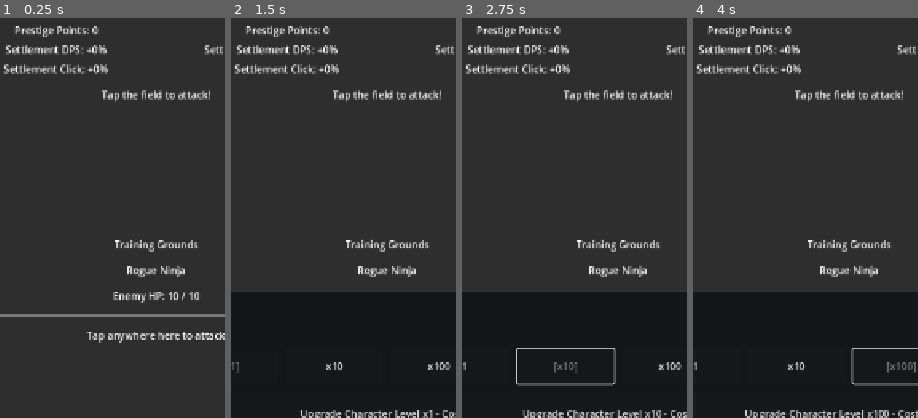
Above: before the commit, frames 1-4 (left to right).
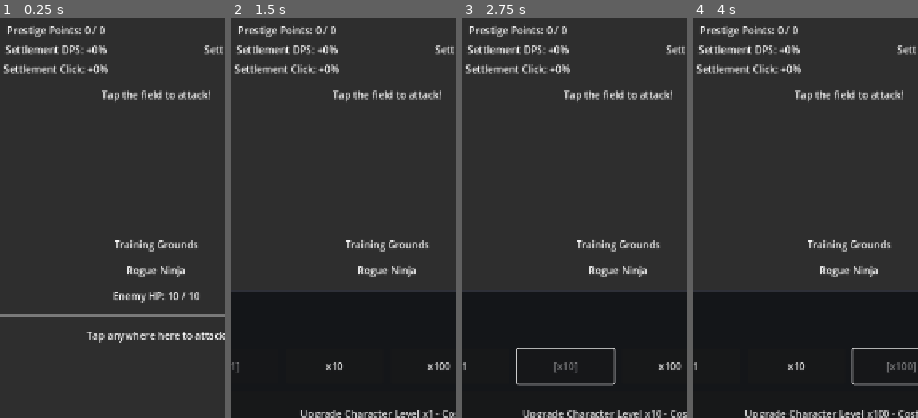
Above: after the commit, the same moments.

Repository: StanisRyz/naruto-clicker
Game: Godot game, scene res://scenes/main/Main.tscn
The game is run twice, just before and just after one commit, with the same random seed, the same clock (stepped at 60 frames per second) and the same inputs.
Inputs (mouse positions are % of the whole screen's width and height, from its top left):
- Up to frame 1 (0.25 s): no input
- Up to frame 2 (1.5 s): click (50, 50) at 0.5 s; click "Upgrades" at 1.25 s
- Up to frame 3 (2.75 s): click "x10" at 2 s
- Up to frame 4 (4 s): click "x1" at 2.75 s; click "x100" at 3.5 s
The pictures show only the part of the screen within x 15-65%, y 16-66%; the shares and areas given below are measured in that part.

The runs differ from the first frame. In frame 1, 0.6% of the frame differs, in the area x 3-47%, y 2-5%; in frame 2, 0.6%; in frame 3, 0.6%; in frame 4, 0.6%.

Commit message:
Add prestige talents system
Expand Prestige into a spendable talent progression system.

Changes include:
- Add available and total earned prestige point tracking.
- Add three prestige talents: Focus Training, Trade Routes, and Command Aura.
- Add prestige talent purchase logic and scaling costs.
- Apply talent bonuses to click damage, gold rewards, and partner DPS.
- Update PrestigePanel with talent rows.
- Update Prestige confirmation dialog with talent persistence info.
- Preserve existing prestige reset, upgrades, partners, settlement, abilities, zones, and boss timer behavior.

Diff:
--- a/scenes/game/ClickerScreen.gd
+++ b/scenes/game/ClickerScreen.gd
@@ -48,6 +48,7 @@
 	partner_sheet.partner_purchase_requested.connect(_on_partner_purchase_requested)
 	settlement_sheet.building_purchase_requested.connect(_on_building_purchase_requested)
 	prestige_sheet.prestige_requested.connect(_on_prestige_requested)
+	prestige_sheet.prestige_talent_purchase_requested.connect(_on_prestige_talent_purchase_requested)
 	prestige_confirm_dialog.confirmed.connect(_on_prestige_confirmed)
 	prestige_confirm_dialog.cancelled.connect(_on_prestige_cancelled)
 	upgrade_sheet.closed.connect(_on_sheet_closed)
@@ -181,6 +182,12 @@
 	prestige_sheet.show_prestige_confirm(state)
 
 
+func _on_prestige_talent_purchase_requested(talent_index: int) -> void:
+	var result: Dictionary = state.buy_prestige_talent(talent_index)
+	status_label.text = result.get("status_text", "")
+	_update_ui()
+
+
 func _on_prestige_confirmed() -> void:
 	var result: Dictionary = state.perform_prestige()
 	boss_time_left = 0.0
--- a/scenes/ui/PrestigeConfirmDialog.gd
+++ b/scenes/ui/PrestigeConfirmDialog.gd
@@ -19,18 +19,18 @@
 	var stage_points: int = state.get_prestige_stage_points()
 	var character_points: int = state.get_prestige_character_points()
 	var reward: int = state.get_prestige_reward()
-	var new_points: int = state.prestige_points + reward
-	var dmg_pct: int = int(new_points * state.prestige_damage_bonus_per_point * 100.0)
-	var gold_pct: int = int(new_points * state.prestige_gold_bonus_per_point * 100.0)
+	var available_after: int = state.prestige_points_available + reward
+	var total_earned_after: int = state.prestige_points_total_earned + reward
 	info_label.text = (
 		"Stage level: %d\n" % state.current_level
 		+ "Character level: %d\n" % state.character_level
 		+ "Stage points: +%d\n" % stage_points
 		+ "Character points: +%d\n" % character_points
-		+ "Total points: +%d\n" % reward
-		+ "Damage bonus after: +%d%%\n" % dmg_pct
-		+ "Gold bonus after: +%d%%\n\n" % gold_pct
-		+ "All normal progress will reset!"
+		+ "Points to gain: +%d\n" % reward
+		+ "Available after: %d\n" % available_after
+		+ "Total earned after: %d\n\n" % total_earned_after
+		+ "All normal progress will reset.\n"
+		+ "Purchased prestige talents remain."
 	)
 	show()
 
--- a/scenes/ui/PrestigePanel.gd
+++ b/scenes/ui/PrestigePanel.gd
@@ -2,8 +2,10 @@
 extends VBoxContainer
 
 signal prestige_requested
+signal prestige_talent_purchase_requested(talent_index: int)
 
-@onready var current_points_label: Label = $InfoGrid/CurrentPointsLabel
+@onready var available_points_label: Label = $InfoGrid/AvailablePointsLabel
+@onready var total_points_earned_label: Label = $InfoGrid/TotalPointsEarnedLabel
 @onready var total_prestiges_label: Label = $InfoGrid/TotalPrestigesLabel
 @onready var current_level_label: Label = $InfoGrid/CurrentLevelLabel
 @onready var character_level_label: Label = $InfoGrid/CharacterLevelLabel
@@ -14,10 +16,19 @@
 @onready var gold_bonus_label: Label = $InfoGrid/GoldBonusLabel
 @onready var next_bonus_label: Label = $NextBonusLabel
 @onready var prestige_button: Button = $PrestigeButton
+@onready var talent_1_label: Label = $Talent1Row/Talent1Label
+@onready var talent_1_button: Button = $Talent1Row/Talent1Button
+@onready var talent_2_label: Label = $Talent2Row/Talent2Label
+@onready var talent_2_button: Button = $Talent2Row/Talent2Button
+@onready var talent_3_label: Label = $Talent3Row/Talent3Label
+@onready var talent_3_button: Button = $Talent3Row/Talent3Button
 
 
 func _ready() -> void:
 	prestige_button.pressed.connect(_on_prestige_button_pressed)
+	talent_1_button.pressed.connect(func() -> void: prestige_talent_purchase_requested.emit(0))
+	talent_2_button.pressed.connect(func() -> void: prestige_talent_purchase_requested.emit(1))
+	talent_3_button.pressed.connect(func() -> void: prestige_talent_purchase_requested.emit(2))
 
 
 func update_view(state: ClickerState) -> void:
@@ -26,11 +37,12 @@
 	var total_reward: int = state.get_prestige_reward()
 	var current_damage_bonus: int = int((state.get_prestige_damage_multiplier() - 1.0) * 100.0)
 	var current_gold_bonus: int = int((state.get_prestige_gold_multiplier() - 1.0) * 100.0)
-	var next_points: int = state.prestige_points + total_reward
+	var next_points: int = state.prestige_points_total_earned + total_reward
 	var next_damage_bonus: int = int(next_points * state.prestige_damage_bonus_per_point * 100.0)
 	var next_gold_bonus: int = int(next_points * state.prestige_gold_bonus_per_point * 100.0)
 
-	current_points_label.text = "Prestige Points: %d" % state.prestige_points
+	available_points_label.text = "Available Points: %d" % state.prestige_points_available
+	total_points_earned_label.text = "Total Earned: %d" % state.prestige_points_total_earned
 	total_prestiges_label.text = "Total Prestiges: %d" % state.total_prestiges
 	current_level_label.text = "Stage Level: %d" % state.current_level
 	character_level_label.text = "Character Level: %d" % state.character_level
@@ -46,7 +58,24 @@
 
 	prestige_button.disabled = total_reward <= 0
 	prestige_button.text = "Prestige" if total_reward <= 0 else "Prestige - Gain %d Points" % total_reward
+	_update_talent_row(state, 0, talent_1_label, talent_1_button)
+	_update_talent_row(state, 1, talent_2_label, talent_2_button)
+	_update_talent_row(state, 2, talent_3_label, talent_3_button)
 
 
 func _on_prestige_button_pressed() -> void:
 	prestige_requested.emit()
+
+
+func _update_talent_row(state: ClickerState, talent_index: int, label: Label, button: Button) -> void:
+	var level: int = state.prestige_talent_levels[talent_index]
+	var total_bonus: int = level * state.prestige_talent_bonus_percent_per_level
+	var cost: int = state.get_prestige_talent_cost(talent_index)
+	label.text = "%s: Lv %d | +%d%% each | +%d%% total" % [
+		state.prestige_talent_names[talent_index],
+		level,
+		state.prestige_talent_bonus_percent_per_level,
+		total_bonus,
+	]
+	button.disabled = state.prestige_points_available < cost
+	button.text = "Upgrade - Cost: %d" % cost
--- a/scenes/ui/PrestigePanel.tscn
+++ b/scenes/ui/PrestigePanel.tscn
@@ -12,10 +12,16 @@
 theme_override_constants/v_separation = 8
 columns = 2
 
-[node name="CurrentPointsLabel" type="Label" parent="InfoGrid"]
+[node name="AvailablePointsLabel" type="Label" parent="InfoGrid"]
 layout_mode = 2
 size_flags_horizontal = 3
-text = "Prestige Points: 0"
+text = "Available Points: 0"
+horizontal_alignment = 1
+
+[node name="TotalPointsEarnedLabel" type="Label" parent="InfoGrid"]
+layout_mode = 2
+size_flags_horizontal = 3
+text = "Total Earned: 0"
 horizontal_alignment = 1
 
 [node name="TotalPrestigesLabel" type="Label" parent="InfoGrid"]
@@ -82,3 +88,48 @@
 layout_mode = 2
 disabled = true
 text = "Prestige"
+
+[node name="Talent1Row" type="HBoxContainer" parent="."]
+layout_mode = 2
+theme_override_constants/separation = 12
+
+[node name="Talent1Label" type="Label" parent="Talent1Row"]
+layout_mode = 2
+size_flags_horizontal = 3
+text = "Focus Training: Lv 0 | +5% each | +0% total"
+autowrap_mode = 3
+
+[node name="Talent1Button" type="Button" parent="Talent1Row"]
+custom_minimum_size = Vector2(180, 56)
+layout_mode = 2
+text = "Upgrade - Cost: 1"
+
+[node name="Talent2Row" type="HBoxContainer" parent="."]
+layout_mode = 2
+theme_override_constants/separation = 12
+
+[node name="Talent2Label" type="Label" parent="Talent2Row"]
+layout_mode = 2
+size_flags_horizontal = 3
+text = "Trade Routes: Lv 0 | +5% each | +0% total"
+autowrap_mode = 3
+
+[node name="Talent2Button" type="Button" parent="Talent2Row"]
+custom_minimum_size = Vector2(180, 56)
+layout_mode = 2
+text = "Upgrade - Cost: 1"
+
+[node name="Talent3Row" type="HBoxContainer" parent="."]
+layout_mode = 2
+theme_override_constants/separation = 12
+
+[node name="Talent3Label" type="Label" parent="Talent3Row"]
+layout_mode = 2
+size_flags_horizontal = 3
+text = "Command Aura: Lv 0 | +5% each | +0% total"
+autowrap_mode = 3
+
+[node name="Talent3Button" type="Button" parent="Talent3Row"]
+custom_minimum_size = Vector2(180, 56)
+layout_mode = 2
+text = "Upgrade - Cost: 1"
--- a/scenes/ui/PrestigeSheet.gd
+++ b/scenes/ui/PrestigeSheet.gd
@@ -2,6 +2,7 @@
 extends Control
 
 signal prestige_requested
+signal prestige_talent_purchase_requested(talent_index: int)
 signal closed
 
 @onready var close_button: Button = $PanelContainer/MarginContainer/VBoxContainer/Header/CloseButton
@@ -12,6 +13,7 @@
 func _ready() -> void:
 	close_button.pressed.connect(hide_sheet)
 	prestige_panel.prestige_requested.connect(_on_panel_prestige_requested)
+	prestige_panel.prestige_talent_purchase_requested.connect(_on_panel_prestige_talent_purchase_requested)
 	hide()
 
 
@@ -35,3 +37,7 @@
 
 func _on_panel_prestige_requested() -> void:
 	prestige_requested.emit()
+
+
+func _on_panel_prestige_talent_purchase_requested(talent_index: int) -> void:
+	prestige_talent_purchase_requested.emit(talent_index)
--- a/scenes/ui/StatsPanel.gd
+++ b/scenes/ui/StatsPanel.gd
@@ -28,7 +28,10 @@
 	]
 	zone_label.text = "Zone: %s" % state.zone_name
 	zone_range_label.text = "Lv %d-%d" % [state.zone_level_start, state.zone_level_end]
-	prestige_points_label.text = "Prestige Points: %d" % state.prestige_points
+	prestige_points_label.text = "Prestige Points: %d / %d" % [
+		state.prestige_points_available,
+		state.prestige_points_total_earned,
+	]
 	prestige_runs_label.text = "Runs: %d" % state.total_prestiges
 	settlement_dps_label.text = "Settlement DPS: +%d%%" % state.get_settlement_partner_dps_bonus_percent()
 	settlement_gold_label.text = "Settlement Gold: +%d%%" % state.get_settlement_gold_bonus_percent()
--- a/scenes/ui/StatsPanel.tscn
+++ b/scenes/ui/StatsPanel.tscn
@@ -69,7 +69,7 @@
 layout_mode = 2
 mouse_filter = 2
 size_flags_horizontal = 3
-text = "Prestige Points: 0"
+text = "Prestige Points: 0 / 0"
 horizontal_alignment = 1
 
 [node name="PrestigeRunsLabel" type="Label" parent="."]
--- a/scripts/game/ClickerState.gd
+++ b/scripts/game/ClickerState.gd
@@ -80,11 +80,23 @@
 var zone_hp_multiplier: float = 1.0
 var zone_reward_multiplier: float = 1.0
 
-var prestige_points: int = 0
+var prestige_points_available: int = 0
+var prestige_points_total_earned: int = 0
 var total_prestiges: int = 0
 var prestige_required_level: int = 50
 var prestige_damage_bonus_per_point: float = 0.10
 var prestige_gold_bonus_per_point: float = 0.10
+var prestige_talent_levels: Array[int] = [0, 0, 0]
+var prestige_talent_names: Array[String] = ["Focus Training", "Trade Routes", "Command Aura"]
+var prestige_talent_bonus_types: Array[String] = ["click_damage", "gold", "partner_dps"]
+var prestige_talent_bonus_percent_per_level: int = 5
+
+var prestige_points: int:
+	get:
+		return prestige_points_available
+	set(value):
+		prestige_points_available = value
+		prestige_points_total_earned = maxi(prestige_points_total_earned, value)
 
 
 func _init() -> void:
@@ -110,11 +122,56 @@
 
 
 func get_prestige_damage_multiplier() -> float:
-	return 1.0 + prestige_points * prestige_damage_bonus_per_point
+	return 1.0 + prestige_points_total_earned * prestige_damage_bonus_per_point
 
 
 func get_prestige_gold_multiplier() -> float:
-	return 1.0 + prestige_points * prestige_gold_bonus_per_point
+	return 1.0 + prestige_points_total_earned * prestige_gold_bonus_per_point
+
+
+func get_focus_training_multiplier() -> float:
+	return 1.0 + get_focus_training_bonus_percent() / 100.0
+
+
+func get_trade_routes_multiplier() -> float:
+	return 1.0 + get_trade_routes_bonus_percent() / 100.0
+
+
+func get_command_aura_multiplier() -> float:
+	return 1.0 + get_command_aura_bonus_percent() / 100.0
+
+
+func get_focus_training_bonus_percent() -> int:
+	return prestige_talent_levels[0] * prestige_talent_bonus_percent_per_level
+
+
+func get_trade_routes_bonus_percent() -> int:
+	return prestige_talent_levels[1] * prestige_talent_bonus_percent_per_level
+
+
+func get_command_aura_bonus_percent() -> int:
+	return prestige_talent_levels[2] * prestige_talent_bonus_percent_per_level
+
+
+func get_prestige_talent_cost(talent_index: int) -> int:
+	if talent_index < 0 or talent_index >= prestige_talent_levels.size():
+		return 0
+
+	return 1 + prestige_talent_levels[talent_index]
+
+
+func buy_prestige_talent(talent_index: int) -> Dictionary:
+	if talent_index < 0 or talent_index >= prestige_talent_levels.size():
+		return _make_purchase_result("Invalid prestige talent")
+
+	var cost: int = get_prestige_talent_cost(talent_index)
+	if prestige_points_available < cost:
+		return _make_purchase_result("Not enough Prestige Points")
+
+	prestige_points_available -= cost
+	prestige_talent_levels[talent_index] += 1
+	_update_character_state()
+	return _make_purchase_result("Prestige talent upgraded!", false, true)
 
 
 func perform_prestige() -> Dictionary:
@@ -122,7 +179,8 @@
 	if reward <= 0:
 		return _make_purchase_result("Prestige requires stage level %d or character level 100" % prestige_required_level)
 
-	prestige_points += reward
+	prestige_points_available += reward
+	prestige_points_total_earned += reward
 	total_prestiges += 1
 
 	gold = 0
@@ -176,7 +234,8 @@
 		return _make_attack_result(false, false, 0, damage_dealt, target_hp_before, target_hp, "Tap the field to attack!")
 
 	var prestige_gold: int = int(reward_gold * get_prestige_gold_multiplier())
-	var settlement_gold: int = int(prestige_gold * get_settlement_gold_multiplier())
+	var talent_gold: int = int(prestige_gold * get_trade_routes_multiplier())
+	var settlement_gold: int = int(talent_gold * get_settlement_gold_multiplier())
 	var earned_gold: int = settlement_gold * gold_bonus_multiplier if gold_bonus_active else settlement_gold
 	gold += earned_gold
 	enemies_defeated_on_level += 1
@@ -316,8 +375,9 @@
 
 	var final_tick: int = int(
 		base_tick
+		* get_prestige_damage_multiplier()
+		* get_command_aura_multiplier()
 		* get_settlement_partner_dps_multiplier()
-		* get_prestige_damage_multiplier()
 	)
 	return maxi(1, final_tick)
 
@@ -743,6 +803,7 @@
 		int(
 			character_level
 			* get_prestige_damage_multiplier()
+			* get_focus_training_multiplier()
 			* get_settlement_click_damage_multiplier()
 		)
 	)
Not shown, changed: AGENTS.md
Not shown, changed: README.md
